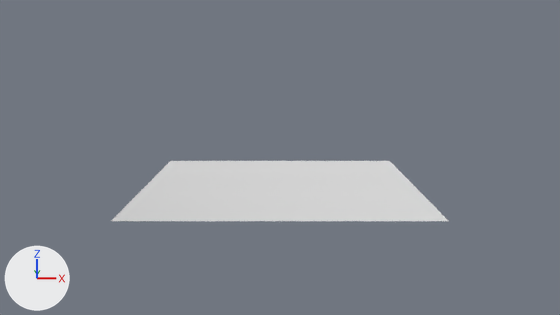
Before and after pictures for a commit that changed the Blender file proj/mvs.blend.
Camera for both pictures: the file's camera 'Camera.000'. The axes (+X, +Y, +Z) are drawn at lower left. The lights are the same throughout.
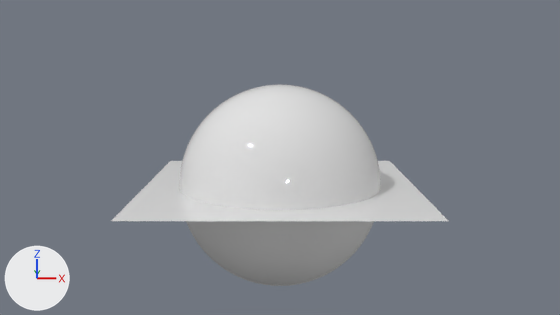
The change, as a list of edits to the scene's bpy script:
```text
Add mat_material_001:
    mat_material_001 = principled_material('Material.001')
    mat_material_001.base_color = (0.8, 0.8, 0.8)  # white #e7e7e7
    mat_material_001.roughness = 0.0
    mat_material_001.specular_ior_level = 0.9
Add me_sphere:
    me_sphere.from_pydata(...)  # a UV sphere (32 segments, 16 rings, poles along z) spanning x -1.0..1.0, y -1.0..1.0, z -1.0..1.0
    me_sphere.polygons.foreach_set('use_smooth', [True] * 512)
    me_sphere.materials.append(mat_material_001)  # its picture is missing
Add ob_sphere:
    ob_sphere = bpy.data.objects.new('Sphere', me_sphere)
    ob_sphere.location = (0.0, 0.0, 0.0)
    ob_sphere.scale = (1.51, 1.51, 1.5)
    _m = ob_sphere.modifiers.new('Subsurf', 'SUBSURF')
```

Location of each change, (x1, y1, x2, y2) in pixels of the pictures (560 x 315 px):
'Sphere', added: after (179, 84, 381, 286)
